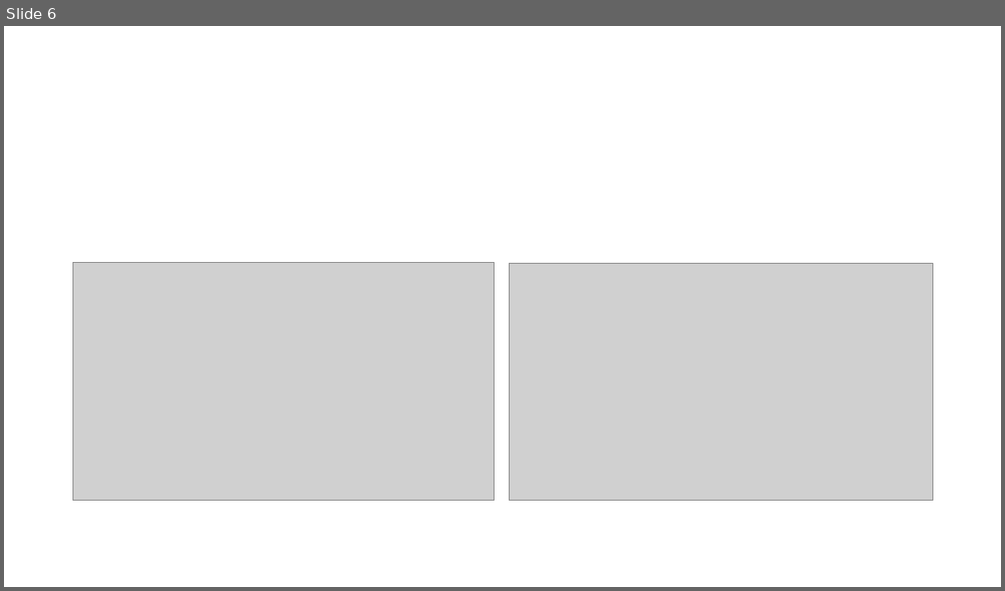
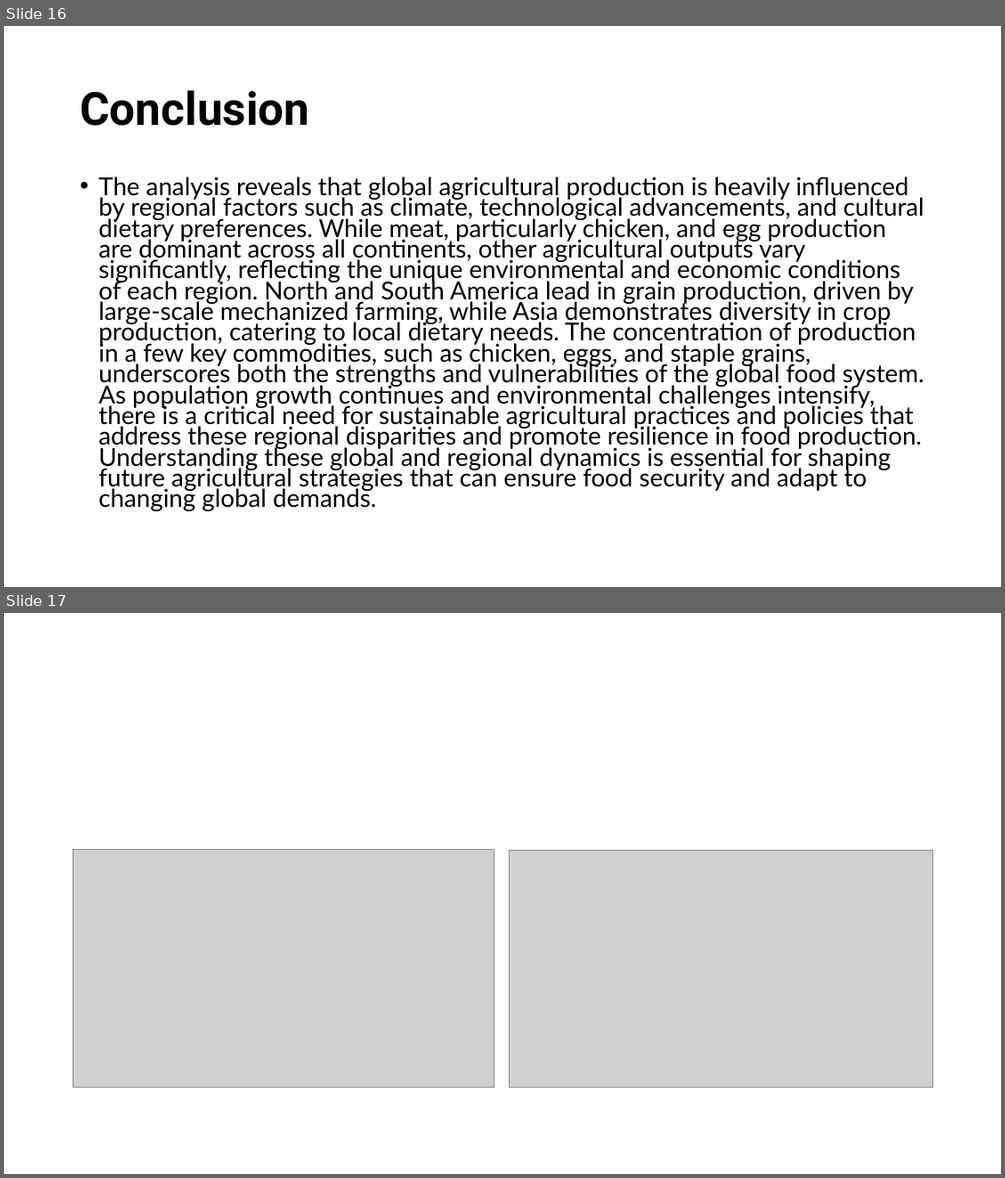
Before and after one commit to Corey-Holton/Project1, a slide deck: Working files/Group Project.pptx. Shown one above the other, each under a label of ours: slide 6 before the commit, slides 16 and 17 after it. The pictures are 1005x591 and 1005x1178 pixels, drawn with LibreOffice and Linux fonts; fonts in the diff are those of the drawing; grey boxes stand for pictures. Boxes give left, top, right and bottom in pixels: in the first picture for what was removed or moved away, otherwise in the second. Text is boxed around its words. In the diff, an @@ line names an element or a change of style, - is before the commit and + after.

```diff
--- a/Working files/Group Project.pptx
+++ b/Working files/Group Project.pptx
@@ slide 16 added at (4,26,1001,587), background #FFFFFF @@
@@ title added at (80,90,309,126), 44 pt, text #000000, bold @@
+Conclusion
@@ text added at (98,176,924,511), 23.8 pt, text #000000 @@
+• The analysis reveals that global agricultural production is heavily influenced by regional factors such as climate, technological advancements, and cultural dietary preferences. While meat, particularly chicken, and egg production are dominant across all continents, other agricultural outputs vary significantly, reflecting the unique environmental and economic conditions of each region. North and South America lead in grain production, driven by large-scale mechanized farming, while Asia demonstrates diversity in crop production, catering to local dietary needs. The concentration of production in a few key commodities, such as chicken, eggs, and staple grains, underscores both the strengths and vulnerabilities of the global food system. As population growth continues and environmental challenges intensify, there is a critical need for sustainable agricultural practices and policies that address these regional disparities and promote resilience in food production. Understanding these global and regional dynamics is essential for shaping future agricultural strategies that can ensure food security and adapt to changing global demands.
@@ what was slide 6 is now slide 17 @@
```
Also in this commit, not shown: 3 slides changed, 11 other slides added, 6 slides removed.
